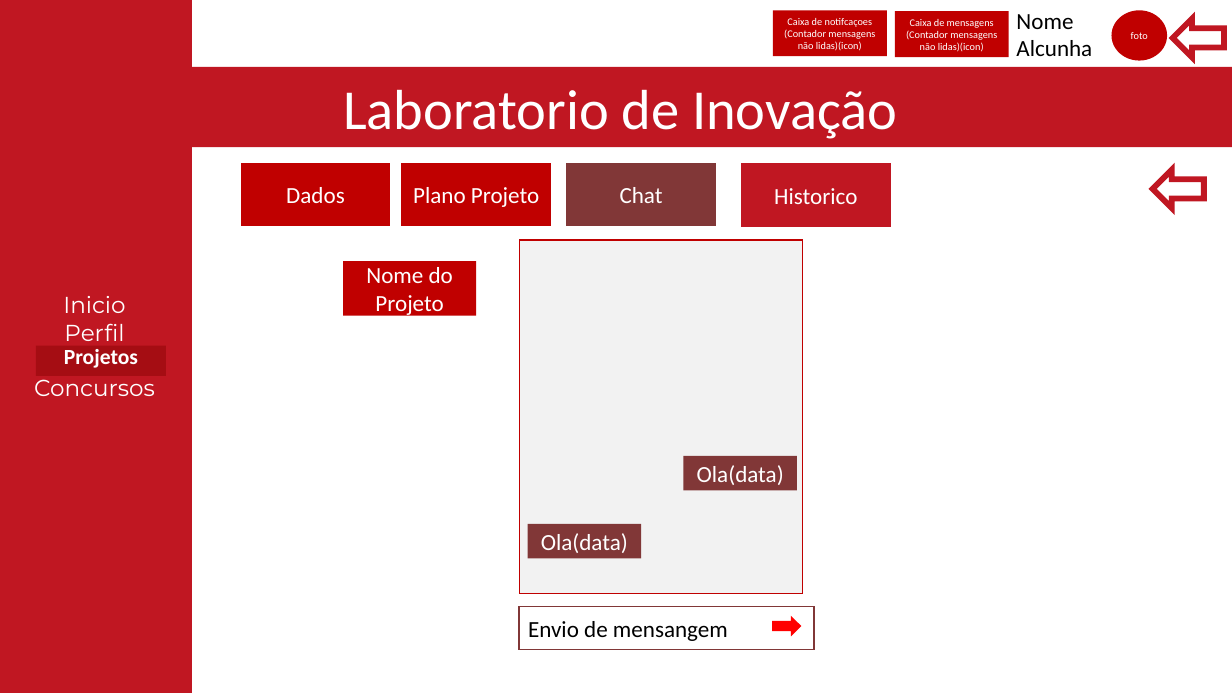
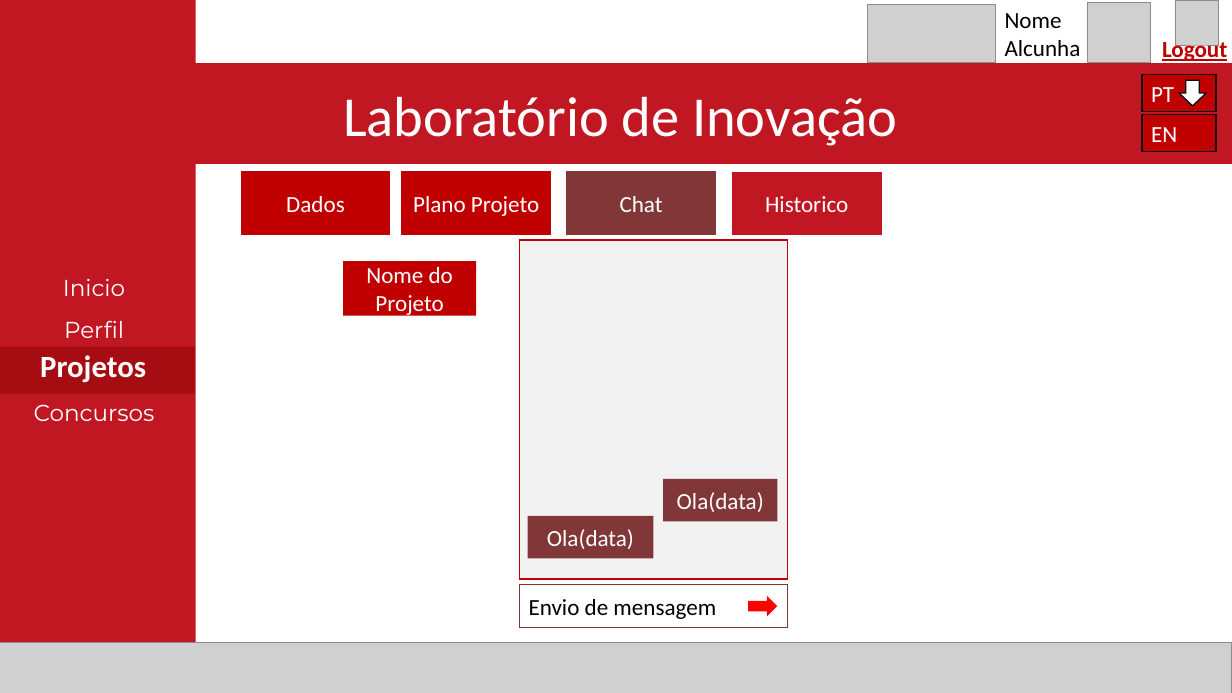
Before and after one commit to Reaf25pt/CriticalProject, a slide deck: slide 19 of frontend/Projetofinal.pptx (slide 20 before the commit). Drawn at 1232x693 pixels with LibreOffice and Linux fonts; fonts in the diff are those of the drawing; grey boxes stand for pictures. Boxes give left, top, right and bottom in pixels: in the first picture for what was removed or moved away, otherwise in the second. Text is boxed around its words. In the diff, an @@ line names an element or a change of style, - is before the commit and + after.

```diff
--- a/frontend/Projetofinal.pptx
+++ b/frontend/Projetofinal.pptx
@@ rectangle "Inicio": place and size @@
-rectangle "Inicio" at [0, 0, 192, 693]
+rectangle "Inicio" at [0, 0, 196, 691]
@@ rectangle "Inicio" at [0, 0, 196, 691]: line spacing 1 to 1.5 @@
@@ rectangle removed at [774, 10, 887, 56] @@
-Caixa de notifcaçoes
-(Contador mensagens não lidas)(icon)
@@ picture added at [868, 5, 996, 63] @@
@@ rectangle removed at [895, 11, 1008, 57] @@
-Caixa de mensagens
-(Contador mensagens não lidas)(icon)
@@ text "Nome": place and size @@
-text "Nome" at [1016, 14, 1092, 56]
+text "Nome" at [1005, 13, 1081, 56]
@@ picture added at [1088, 2, 1151, 63] @@
@@ ellipse removed at [1112, 10, 1167, 60] @@
-foto
@@ left arrow removed at [1173, 18, 1225, 57] @@
@@ picture added at [1176, 1, 1218, 45] @@
@@ text added at [1162, 38, 1227, 64], 18 pt, text #C00000, bold, underline @@
+Logout
@@ rectangle "Laboratório de Inovação": place and size @@
-rectangle "Laboratório de Inovação" at [9, 67, 1232, 147]
+rectangle "Laboratório de Inovação" at [9, 63, 1232, 164]
@@ rectangle added at [1142, 74, 1216, 112], fill #C00000, outline #0D0D0D 1 pt, 18 pt, text #FFFFFF @@
+PT
@@ down arrow added at [1179, 80, 1206, 106], fill #FFFFFF, outline #0D0D0D 1 pt @@
@@ text in rectangle at [343, 96, 897, 146]: text changed @@
-Laboratorio de Inovação
+Laboratório de Inovação
@@ rectangle added at [1142, 115, 1216, 152], fill #C00000, outline #0D0D0D 1 pt, 18 pt, text #FFFFFF @@
+EN
@@ 3 rectangles: place and size @@
-3 rectangles at [240, 162, 717, 226]
+3 rectangles at [240, 171, 717, 236]
@@ rectangle "Historico": place and size @@
-rectangle "Historico" at [740, 163, 892, 227]
+rectangle "Historico" at [731, 172, 883, 237]
@@ left arrow removed at [1153, 170, 1204, 209] @@
@@ rectangle: place and size @@
-rectangle at [519, 240, 803, 594]
+rectangle at [519, 240, 787, 579]
@@ rectangle "Projetos": place and size @@
-rectangle "Projetos" at [36, 346, 166, 376]
+rectangle "Projetos" at [0, 347, 195, 394]
@@ rectangle "Projetos" at [0, 347, 195, 394]: size 16.8 to 24 pt; line spacing 0.7 to 0.9 @@
@@ rectangle "Ola(data)": place and size @@
-rectangle "Ola(data)" at [684, 456, 798, 490]
+rectangle "Ola(data)" at [664, 479, 777, 521]
@@ rectangle "Ola(data)": place and size @@
-rectangle "Ola(data)" at [528, 524, 641, 558]
+rectangle "Ola(data)" at [528, 516, 653, 558]
@@ rectangle "Envio de mensagem": place and size @@
-rectangle "Envio de mensagem" at [519, 606, 814, 650]
+rectangle "Envio de mensagem" at [519, 585, 787, 628]
@@ text in rectangle at [529, 599, 716, 619]: text changed @@
-Envio de mensangem
+Envio de mensagem
@@ right arrow: place and size @@
-right arrow at [773, 616, 802, 637]
+right arrow at [749, 596, 778, 617]
@@ picture added at [0, 642, 1231, 693] @@
```
Also in this commit, not shown: 16 other slides changed, 7 slides added, 9 slides removed.
